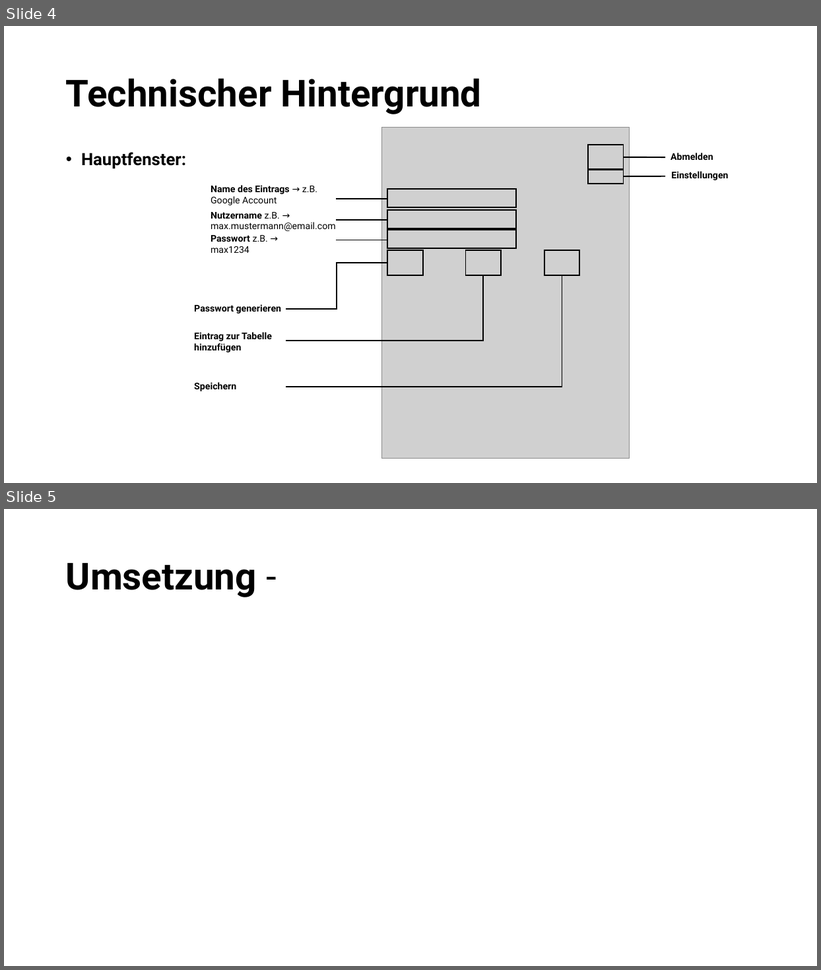
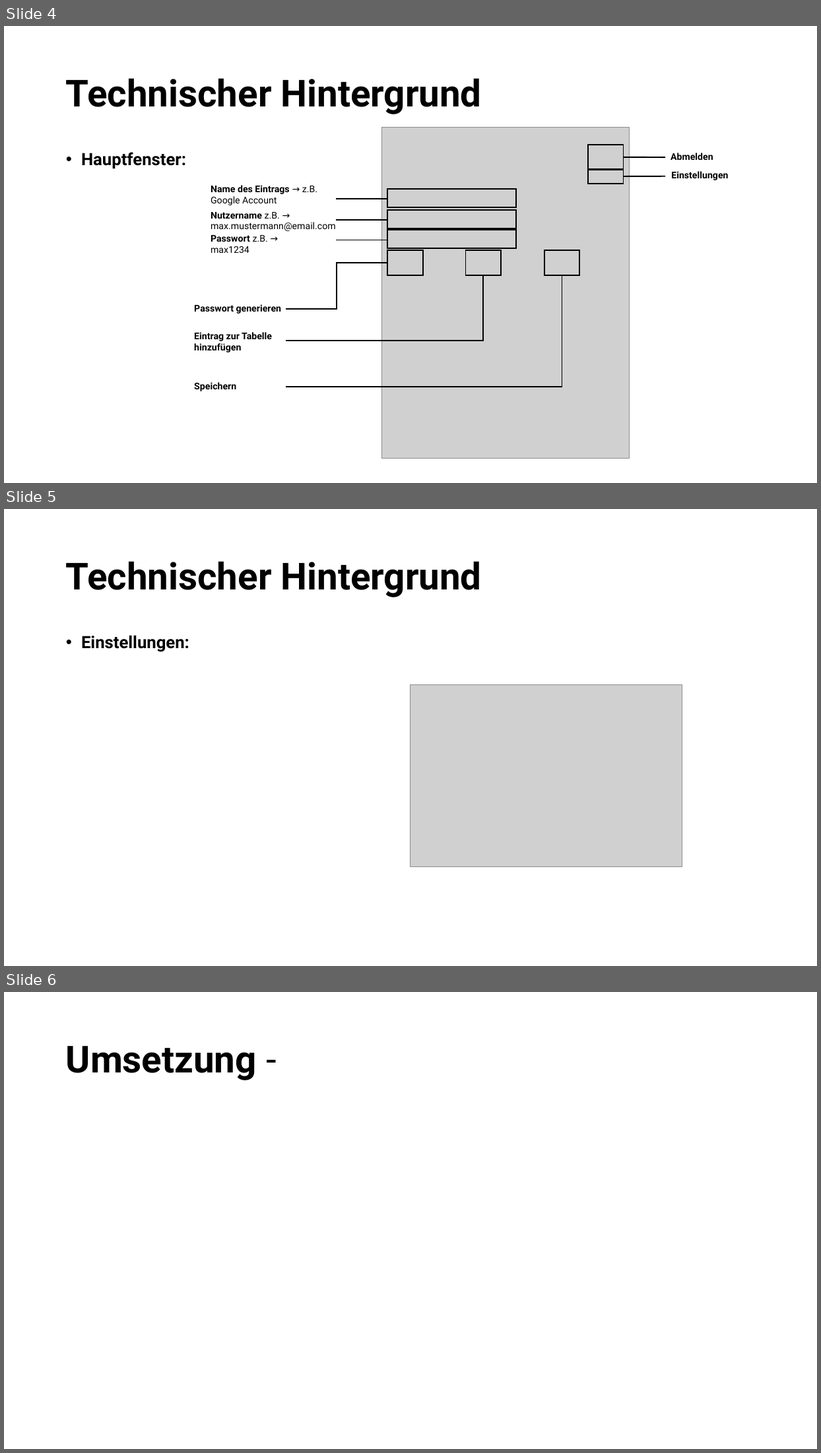
Before and after one commit to NykyTV/PasswortManager, a slide deck: pp/Presentation.pptx. Shown one above the other, each under a label of ours: slides 4 and 5 before the commit, slides 4, 5 and 6 after it. The pictures are 821x970 and 821x1453 pixels, drawn with LibreOffice and Linux fonts; fonts in the diff are those of the drawing; grey boxes stand for pictures. Boxes give left, top, right and bottom in pixels: in the first picture for what was removed or moved away, otherwise in the second. Text is boxed around its words. In the diff, an @@ line names an element or a change of style, - is before the commit and + after.

Commit message:
update PowerPoint: added settings window

```diff
--- a/pp/Presentation.pptx
+++ b/pp/Presentation.pptx
@@ slide 5 added at box(4, 509, 817, 966), background #FFFFFF @@
@@ title added at box(66, 561, 482, 597), 44 pt, text #000000, bold @@
+Technischer Hintergrund
@@ text added at box(81, 635, 189, 652), 20 pt, text #000000, bold @@
+• Einstellungen:
@@ picture added at box(411, 685, 682, 867) @@
@@ what was slide 5 is now slide 6 @@
```
